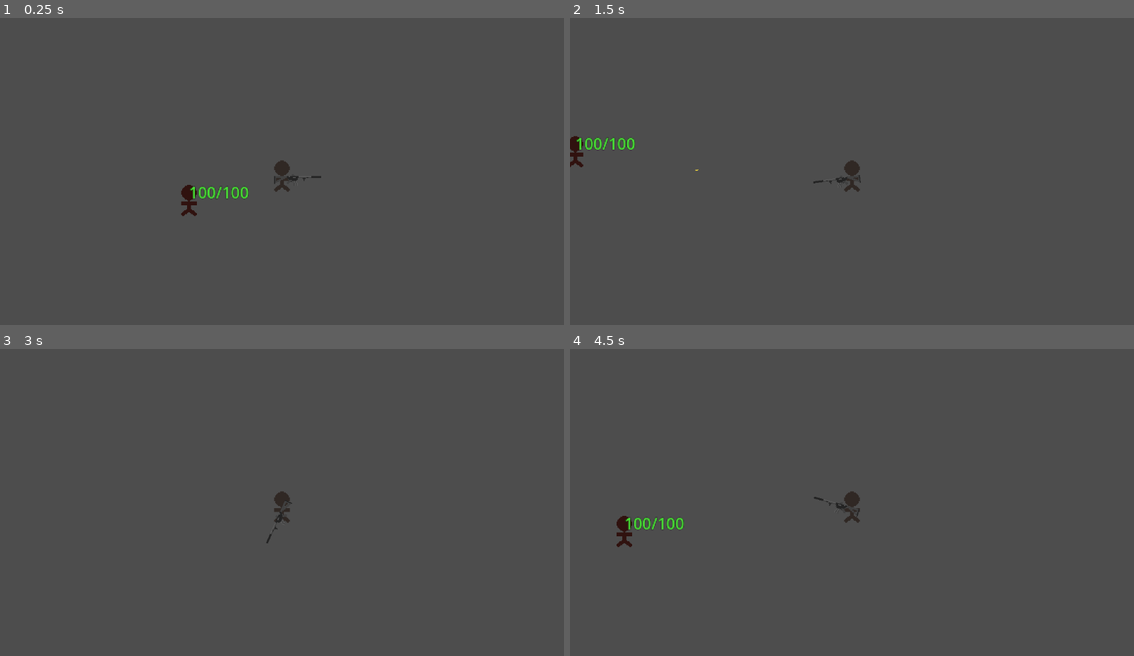
Above: before the commit, frames 1-4 (two rows, left to right).
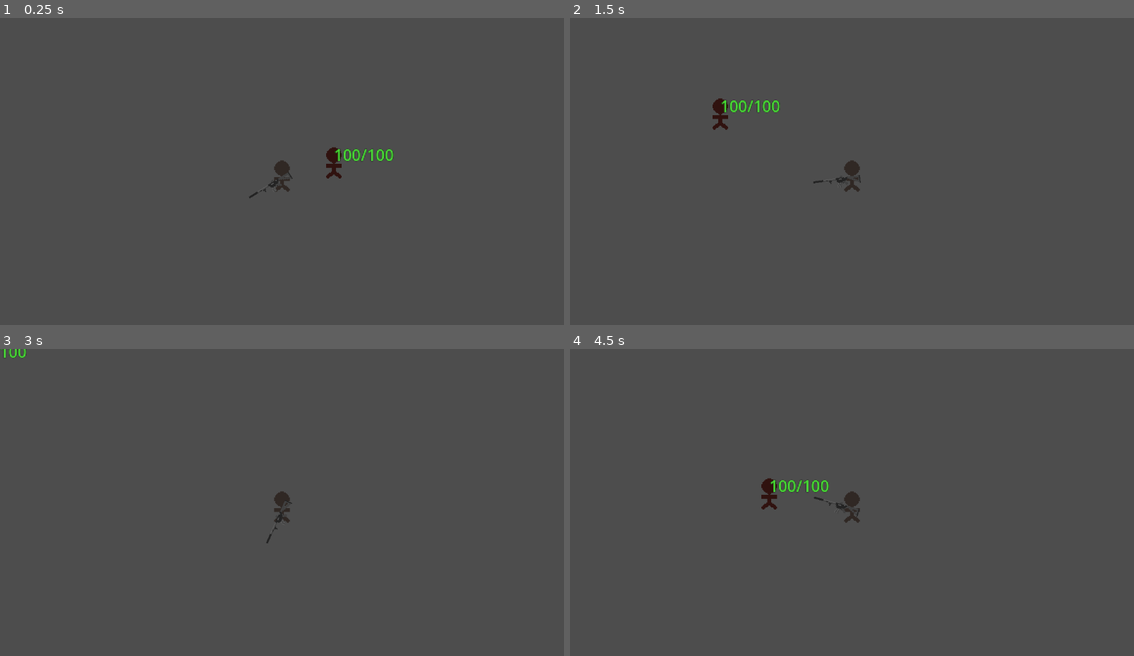
Above: after the commit, the same moments.

Repository: ExHilEr8/Personal-Game-Jam
Game: Godot game, scene res://scenes/main.tscn
Two runs of this game, one before a commit and one after it. Both use one fixed random seed, a clock stepped at 60 frames per second and the inputs below. Sound files missing from this copy of the repository are replaced by a short silence.
Inputs (mouse positions are in pixels of both pictures, inside the frame that each line leads up to):
- Up to frame 1 (0.25 s): no input
- Up to frame 2 (1.5 s): tap Enter at 0.5 s; move the mouse to (976, 159) at 0.52 s; press the mouse at (976, 159) at 0.53 s; hold D (move_right) 0.53-1.28 s; move the mouse to (739, 192) at 1.27 s; release the mouse at (739, 192) at 1.28 s; hold S (move_down) from 1.28 s (still down); click (739, 192) at 1.35 s
- Up to frame 3 (3 s): move the mouse to (338, 438) at 2.02 s; release S (move_down) at 2.03 s; press the mouse at (338, 438) at 2.03 s; hold D (move_right) 2.03-2.78 s; tap Space at 2.75 s; move the mouse to (253, 570) at 2.77 s; release the mouse at (253, 570) at 2.78 s; hold W (move_up) from 2.78 s (still down); click (253, 570) at 2.85 s
- Up to frame 4 (4.5 s): move the mouse to (1021, 554) at 3.52 s; release W (move_up) at 3.53 s; press the mouse at (1021, 554) at 3.53 s; hold A (move_left) from 3.53 s (still down); tap R (reload) at 4.15 s; move the mouse to (682, 459) at 4.27 s; release the mouse at (682, 459) at 4.28 s; click (682, 459) at 4.35 s

The runs differ from the first frame. In frame 1, 0.8% of the frame differs, in the area x 32-70%, y 42-65%; in frame 2, 0.7%; in frame 3, less than 0.1%; in frame 4, 0.8%.

Commit message:
Implemented hitscan functionality and separated projectile into PhysicsProjectile and HitscanProjectile

Diff:
--- a/project.godot
+++ b/project.godot
@@ -60,6 +60,7 @@
 [layer_names]
 
 2d_physics/layer_3="Player"
+2d_physics/layer_4="Player Projectile"
 
 [physics]
 
--- /dev/null
+++ b/scenes/HitscanProjectile.gd
@@ -0,0 +1,9 @@
+class_name HitscanProjectile extends Projectile
+
+func on_collision(body:Node, collision_point: Vector2, collision_rotation: float):
+	if rotate_animation_with_bullet:
+		collision_rotation = collision_rotation
+	else:
+		collision_rotation = 0
+
+	determine_projectile_interaction(get_tree().get_root(), body, collision_point, collision_rotation)
--- a/scenes/ImpactEffect.gd
+++ b/scenes/ImpactEffect.gd
@@ -1,9 +1,9 @@
-class_name ImpactEffect extends RigidBody2D
+class_name ImpactEffect extends Node2D
 
 # Creates a new AudioStreamPlayer2D at a given location to play a sound (One Shot)
-func play_sound(sound: AudioStream, sound_position: Vector2, sound_volume: float, sound_attenuation: float):
+func play_sound(parent, sound: AudioStream, sound_position: Vector2, sound_volume: float, sound_attenuation: float):
 	var audio_stream_player = AudioStreamPlayer2D.new()
-	get_tree().get_root().add_child(audio_stream_player)
+	parent.add_child(audio_stream_player)
 
 	audio_stream_player.stream = sound
 	audio_stream_player.position = sound_position
@@ -15,9 +15,9 @@
 	audio_stream_player.queue_free()
 
 # Instantiates a given scene with a AnimatedSprite2D node to play an animation at a given position (One Shot)
-func play_animation(impact_animator: PackedScene, animation_name: String, animation_position: Vector2, animation_rotation):
+func play_animation(parent, impact_animator: PackedScene, animation_name: String, animation_position: Vector2, animation_rotation):
 	var impact_instance = impact_animator.instantiate()
-	get_tree().get_root().add_child(impact_instance)
+	parent.add_child(impact_instance)
 
 	impact_instance.position = animation_position
 	impact_instance.rotation = animation_rotation
--- /dev/null
+++ b/scenes/PhysicsProjectile.gd
@@ -0,0 +1,12 @@
+class_name PhysicsProjectile extends Projectile
+
+func _on_body_entered(body:Node):
+	var bullet_global_position = get_global_position()
+	var bullet_global_rotation
+
+	if rotate_animation_with_bullet:
+		bullet_global_rotation = get_global_rotation()
+	else:
+		bullet_global_rotation = 0
+
+	determine_projectile_interaction(get_tree().get_root(), body, bullet_global_position, bullet_global_rotation)
--- a/scenes/Projectile.gd
+++ b/scenes/Projectile.gd
@@ -1,31 +1,30 @@
-class_name Projectile extends ImpactEffect
-
-@export_category("Projectile Stats")
-@export var is_piercing: bool = false
+class_name Projectile extends Node2D
 
 @export_category("Animation")
 @export var impact_animator: PackedScene
 @export var animation_name: String = "default"
+@export var rotate_animation_with_bullet: bool = true
 
 @export_category("Audio")
 @export var impact_sound: AudioStream
 @export var sound_volume : float = 0.0
 @export var sound_attenuation: float = float(1)
 
-signal enemy_hit(position: Vector2, enemy: Node)
+var impact_effect: ImpactEffect = ImpactEffect.new()
 
-func _on_body_entered(body:Node):
-	determine_projectile_interaction(body)
+signal enemy_hit(position: Vector2, enemy: Node, projectile)
 
-func determine_projectile_interaction(body: Node):
+func determine_projectile_interaction(parent, body: Node, bullet_global_position: Vector2, bullet_global_rotation: float):
 	if not body.is_in_group("Player") and body.is_in_group("Enemy"):
-		on_enemy_hit(body)
+		on_enemy_hit(parent, body, bullet_global_position, bullet_global_rotation)
 
-func on_enemy_hit(enemy: Node):
-	var bullet_global_position = get_global_position()
+# parent variable is included to allow instantiating animations and sounds under
+#	a preferred node. Gives more control over both if desired
+func on_enemy_hit(parent, enemy: Node, hit_position: Vector2, hit_rotation: float):
+	if(impact_animator != null):
+		impact_effect.play_animation(parent, impact_animator, animation_name, hit_position, hit_rotation)
 
-	play_animation(impact_animator, animation_name, bullet_global_position, get_global_rotation())
-	play_sound(impact_sound, bullet_global_position, sound_volume, sound_attenuation)
-	enemy_hit.emit(bullet_global_position, enemy, self)
+	if(impact_sound != null):
+		impact_effect.play_sound(parent, impact_sound, hit_position, sound_volume, sound_attenuation)
 
-	queue_free()
+	enemy_hit.emit(hit_position, enemy, self)
--- a/scenes/Weapon.gd
+++ b/scenes/Weapon.gd
@@ -8,15 +8,20 @@
 @export var reload_time: float = float(1)
 @export var magazine_size: int = int(30)
 @export var reserve_ammo: int = int(90)
+@export var ammo_per_shot: int = int(1)
 @export var is_burst_fire: bool = false
 @export var burst_amount: int = int(1)
 @export var burst_fire_rate: float = float(0.1)
 
 @export_category("Misc")
 @export var is_hitscan: bool = false
+@export var hitscan_ray_length: float = float(2000)
+@export var hitscan_collision_mask: int = int(1)
+@export var hitscan_custom_instance_point: Vector2 = Vector2(0,0)
 
 @export_category("Resources")
-@export var projectile: PackedScene
+@export var physics_projectile: PackedScene
+@export var hitscan_projectile: PackedScene
 
 var burst_timer: Timer
 var is_bursting = false
@@ -28,7 +33,14 @@
 
 var fire_rate_timer: Timer
 
-var magazine_count: int
+var magazine_count: int :
+	get:
+		return magazine_count
+	set(value):
+		magazine_count = clamp(value, 0, 9223372036854775807)
+
+var hitscan_raycast: RayCast2D
+var hitscan_projectile_instance
 
 var can_fire = true :
 	get:
@@ -37,19 +49,49 @@
 		can_fire = bool(value)
 
 func _ready():
-	fire_rate_timer = initialize_general_timer(fire_rate_timer)
-	burst_timer = initialize_general_timer(burst_timer)
-	reload_timer = initialize_general_timer(reload_timer)
+	fire_rate_timer = initialize_general_timer()
+	burst_timer = initialize_general_timer()
+	reload_timer = initialize_general_timer()
 
 	reload_timer.timeout.connect(_reload_timer_finished)
 
 	magazine_count = magazine_size
+
+	if is_hitscan == true:
+		hitscan_raycast = initialize_raycast()
+
+		# Hitscan instance position is relative to parent node
+		if(hitscan_custom_instance_point != Vector2(0,0)):
+			hitscan_raycast.position = hitscan_custom_instance_point
+		else:
+			hitscan_raycast.position = $BulletInstancePoint.get_position()
+
+		add_child.call_deferred(hitscan_raycast)
+
+	if(hitscan_projectile != null):
+		hitscan_projectile_instance = hitscan_projectile.instantiate()
+		add_child(hitscan_projectile_instance)
+
+
+func initialize_raycast() -> RayCast2D:
+	var raycast = RayCast2D.new()
+	raycast.hit_from_inside = true
+	raycast.exclude_parent = true
+	raycast.collision_mask = hitscan_collision_mask
+	raycast.enabled = true
+	raycast.exclude_parent = true
+
+	return raycast
 
 # Called every frame. 'delta' is the elapsed time since the previous frame.
 func _process(delta):
 	check_attempt_fire()
 	check_attempt_reload()
 
+func _physics_process(delta):
+	if is_hitscan == true:
+		hitscan_raycast.target_position = Vector2(hitscan_ray_length, 0)
+
 func check_attempt_reload():
 	if Input.is_action_just_pressed("reload") and reserve_ammo > 0 and magazine_count < magazine_size and is_reloading == false:
 		start_reload()
@@ -66,46 +108,55 @@
 	determine_can_fire()
 
 	if(can_fire == true):
-		if(is_hitscan == true):
-			fire_hitscan()
-
-		elif(is_burst_fire == true):
+		if(is_burst_fire == true):
 			is_bursting = true
 
 			for n in (burst_amount):
 				determine_can_fire()
-				fire_projectile(projectile, projectile_speed, $BulletInstancePoint.get_global_position())
+
+				if is_hitscan == false:
+					fire_projectile(physics_projectile, projectile_speed, $BulletInstancePoint.get_global_position())
+				else:
+					fire_hitscan(hitscan_raycast)
+
 				burst_timer.start(burst_fire_rate)
 				await burst_timer.timeout
 
 			is_bursting = false
 
+		elif(is_hitscan == true):
+			fire_hitscan(hitscan_raycast)
+
 		else:
-			fire_projectile(projectile, projectile_speed, $BulletInstancePoint.get_global_position())
+			fire_projectile(physics_projectile, projectile_speed, $BulletInstancePoint.get_global_position())
 
 		fire_rate_timer.start(fire_rate)
-
-# fire_projectile() uses the projectile: PackedScene which is generally provided
-#	in the editor per gun. See ProjectilePrefab.tscn for more info
+		print("fire", magazine_count, "/", magazine_size)
+
+# fire_projectile() uses the physics_projectile: PackedScene which is generally provided
+#	in the editor per gun. See PhysicsProjectilePrefab.tscn for more info
 func fire_projectile(projectile_scene: PackedScene, speed: float, projectile_start_point: Vector2):
-	magazine_count -= 1
-
 	var projectile_instance = projectile_scene.instantiate()
 	projectile_instance.position = projectile_start_point
 	projectile_instance.rotation = global_rotation
 	projectile_instance.apply_impulse(Vector2(speed, 0).rotated(global_rotation), Vector2())
 	get_tree().get_root().add_child(projectile_instance)
 
-	projectile_instance.enemy_hit.connect(on_enemy_hit)
-	print("fire", magazine_count, "/", magazine_size)
-
-# TODO ZOMBIE CODE DEFO NOT WORKING BRO WATCH OUT
-func fire_hitscan():
-	var space_state = get_world_2d().direct_space_state
-
-	# Draw raycast from end of gun to mouse
-	var bullet_raycast = PhysicsRayQueryParameters2D.create($BulletInstancePoint.get_global_position(), get_global_mouse_position())
-	var result = space_state.intersect_ray(bullet_raycast)
+	projectile_instance.enemy_hit.connect(_on_enemy_hit)
+
+	magazine_count -= ammo_per_shot
+
+# fire_hitscan() uses the hitscan_projectile: PackedScene which is generally provided
+#	in the editor per gun. See HitscanProjectilePrefab.tscn for more info
+func fire_hitscan(ray: RayCast2D):
+	if ray.is_colliding():
+		var collider = ray.get_collider()
+		var collision_point = ray.get_collision_point()
+		var collision_rotation = get_global_rotation()
+		hitscan_projectile_instance.on_collision(collider, collision_point, collision_rotation)
+		print(collider)
+
+	magazine_count -= ammo_per_shot
 
 func _reload_timer_finished():
 	reload()
@@ -126,13 +177,17 @@
 	print("reloaded", magazine_count, "/", magazine_size)
 	print("reserve ammo", reserve_ammo)
 
-func initialize_general_timer(timer) -> Timer:
-	timer = Timer.new()
+func initialize_general_timer() -> Timer:
+	var timer = Timer.new()
 	get_tree().get_root().add_child.call_deferred(timer)
 	timer.one_shot = true
 	return timer
 
-func on_enemy_hit(hit_position: Vector2, enemy: Node, projectile: Projectile):
+func _on_enemy_hit(hit_position: Vector2, enemy: Node, projectile):
+	damage_enemy(damage, enemy)
+	projectile.queue_free()
+
+func damage_enemy(damage, enemy) -> void:
 	enemy.take_damage(damage)
 
 func determine_can_fire():
--- a/scenes/main.tscn
+++ b/scenes/main.tscn
@@ -1,10 +1,12 @@
-[gd_scene load_steps=7 format=3 uid="uid://dib3hnth51t1o"]
+[gd_scene load_steps=9 format=3 uid="uid://dib3hnth51t1o"]
 
 [ext_resource type="PackedScene" uid="uid://dbwiyy32jjiv8" path="res://scenes/player/player.tscn" id="1_scfp7"]
 [ext_resource type="Script" path="res://scenes/weapon_container.gd" id="2_ex5qh"]
 [ext_resource type="PackedScene" uid="uid://cv3jeqsihp3ey" path="res://scenes/weapons/assault_rifles/m4.tscn" id="3_tawrs"]
 [ext_resource type="Texture2D" uid="uid://8ba48ruimrsk" path="res://assets/sprites/tempplayer.png" id="4_c8107"]
 [ext_resource type="PackedScene" uid="uid://bew6phnc4wfen" path="res://scenes/prefabs/EnemyPrefab.tscn" id="4_oagll"]
+[ext_resource type="PackedScene" uid="uid://cm0aq0yd2skvp" path="res://scenes/physics_projectiles/m4bullet.tscn" id="4_y0fn3"]
+[ext_resource type="PackedScene" uid="uid://d2hqsdb4xswu5" path="res://scenes/prefabs/HitscanProjectilePrefab.tscn" id="5_tdcqm"]
 
 [sub_resource type="CapsuleShape2D" id="CapsuleShape2D_f2dak"]
 radius = 8.0
@@ -13,6 +15,7 @@
 [node name="Main" type="Node2D"]
 
 [node name="Player" parent="." instance=ExtResource("1_scfp7")]
+position = Vector2(-52.79, 13.63)
 
 [node name="WeaponContainer" type="Node2D" parent="Player"]
 script = ExtResource("2_ex5qh")
@@ -21,10 +24,13 @@
 position = Vector2(16, 4)
 damage = 5.0
 projectile_speed = 1200.0
-fire_rate = 0.1
+is_burst_fire = true
+burst_amount = 3
+is_hitscan = true
+physics_projectile = ExtResource("4_y0fn3")
+hitscan_projectile = ExtResource("5_tdcqm")
 
 [node name="EnemyPrefab" parent="." instance=ExtResource("4_oagll")]
-position = Vector2(-95, 25)
 
 [node name="Sprite2D" parent="EnemyPrefab" index="0"]
 self_modulate = Color(1, 0.466667, 0.415686, 1)
@@ -37,4 +43,5 @@
 [node name="CollisionShape2D" type="CollisionShape2D" parent="EnemyPrefab"]
 shape = SubResource("CapsuleShape2D_f2dak")
 
+[editable path="Player/WeaponContainer/Weapon"]
 [editable path="EnemyPrefab"]
--- a/scenes/projectiles/m4bullet.tscn
+++ b/scenes/physics_projectiles/m4bullet.tscn
@@ -1,6 +1,6 @@
 [gd_scene load_steps=6 format=3 uid="uid://cm0aq0yd2skvp"]
 
-[ext_resource type="Script" path="res://scenes/Projectile.gd" id="1_famcw"]
+[ext_resource type="Script" path="res://scenes/PhysicsProjectile.gd" id="1_mvj12"]
 [ext_resource type="PackedScene" uid="uid://cvv8wdprhevxn" path="res://scenes/projectile_animations/m4bulletanimation.tscn" id="2_juq4l"]
 [ext_resource type="Texture2D" uid="uid://tfqcnc4n5xkg" path="res://assets/sprites/arbullet.png" id="2_pfd3t"]
 [ext_resource type="AudioStream" uid="uid://c32xm70y8sshi" path="res://assets/audio/hitmarker.wav" id="3_qnwr5"]
@@ -9,15 +9,16 @@
 size = Vector2(3, 1)
 
 [node name="Projectile" type="RigidBody2D" groups=["Projectile"]]
+collision_layer = 8
 lock_rotation = true
 continuous_cd = 1
-max_contacts_reported = 99
+max_contacts_reported = 999
 contact_monitor = true
-script = ExtResource("1_famcw")
+script = ExtResource("1_mvj12")
 impact_animator = ExtResource("2_juq4l")
 impact_sound = ExtResource("3_qnwr5")
 sound_volume = -15.0
-sound_attenuation = 0.9
+sound_attenuation = 0.95
 
 [node name="Sprite2D" type="Sprite2D" parent="."]
 texture = ExtResource("2_pfd3t")
--- /dev/null
+++ b/scenes/prefabs/HitscanProjectilePrefab.tscn
@@ -0,0 +1,8 @@
+[gd_scene load_steps=2 format=3 uid="uid://d2hqsdb4xswu5"]
+
+[ext_resource type="Script" path="res://scenes/HitscanProjectile.gd" id="1_jasqp"]
+
+[node name="HitscanProjectilePrefab" type="Node2D"]
+script = ExtResource("1_jasqp")
+
+[node name="Sprite2D" type="Sprite2D" parent="."]
--- a/scenes/weapons/assault_rifles/m4.tscn
+++ b/scenes/weapons/assault_rifles/m4.tscn
@@ -2,7 +2,7 @@
 
 [ext_resource type="Script" path="res://scenes/Weapon.gd" id="1_4crjc"]
 [ext_resource type="Texture2D" uid="uid://djoccl10ixo2k" path="res://assets/sprites/m4.png" id="1_hvxti"]
-[ext_resource type="PackedScene" uid="uid://cm0aq0yd2skvp" path="res://scenes/projectiles/m4bullet.tscn" id="2_iilyh"]
+[ext_resource type="PackedScene" uid="uid://cm0aq0yd2skvp" path="res://scenes/physics_projectiles/m4bullet.tscn" id="2_iilyh"]
 
 [node name="Weapon" type="Sprite2D"]
 texture = ExtResource("1_hvxti")
--- a/scenes/weapons/pistols/pistol.tscn
+++ b/scenes/weapons/pistols/pistol.tscn
@@ -2,7 +2,7 @@
 
 [ext_resource type="Texture2D" uid="uid://db4ugxtwnbp6" path="res://assets/sprites/temppistol.png" id="1_kegjo"]
 [ext_resource type="Script" path="res://scenes/Weapon.gd" id="2_khq8r"]
-[ext_resource type="PackedScene" uid="uid://cpw5b5csmui8a" path="res://scenes/projectiles/tempbullet.tscn" id="3_htrof"]
+[ext_resource type="PackedScene" uid="uid://cpw5b5csmui8a" path="res://scenes/physics_projectiles/tempbullet.tscn" id="3_htrof"]
 
 [node name="Pistol" type="Sprite2D"]
 texture = ExtResource("1_kegjo")
Renamed: scenes/projectiles/tempbullet.tscn -> scenes/physics_projectiles/tempbullet.tscn
Renamed: scenes/prefabs/ProjectilePrefab.tscn -> scenes/prefabs/PhysicsProjectilePrefab.tscn
